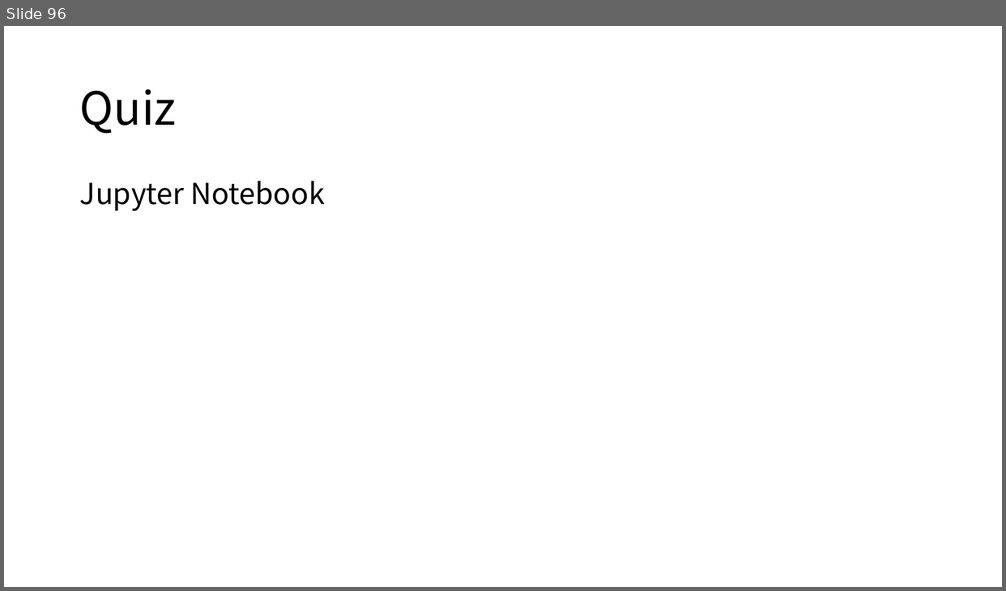
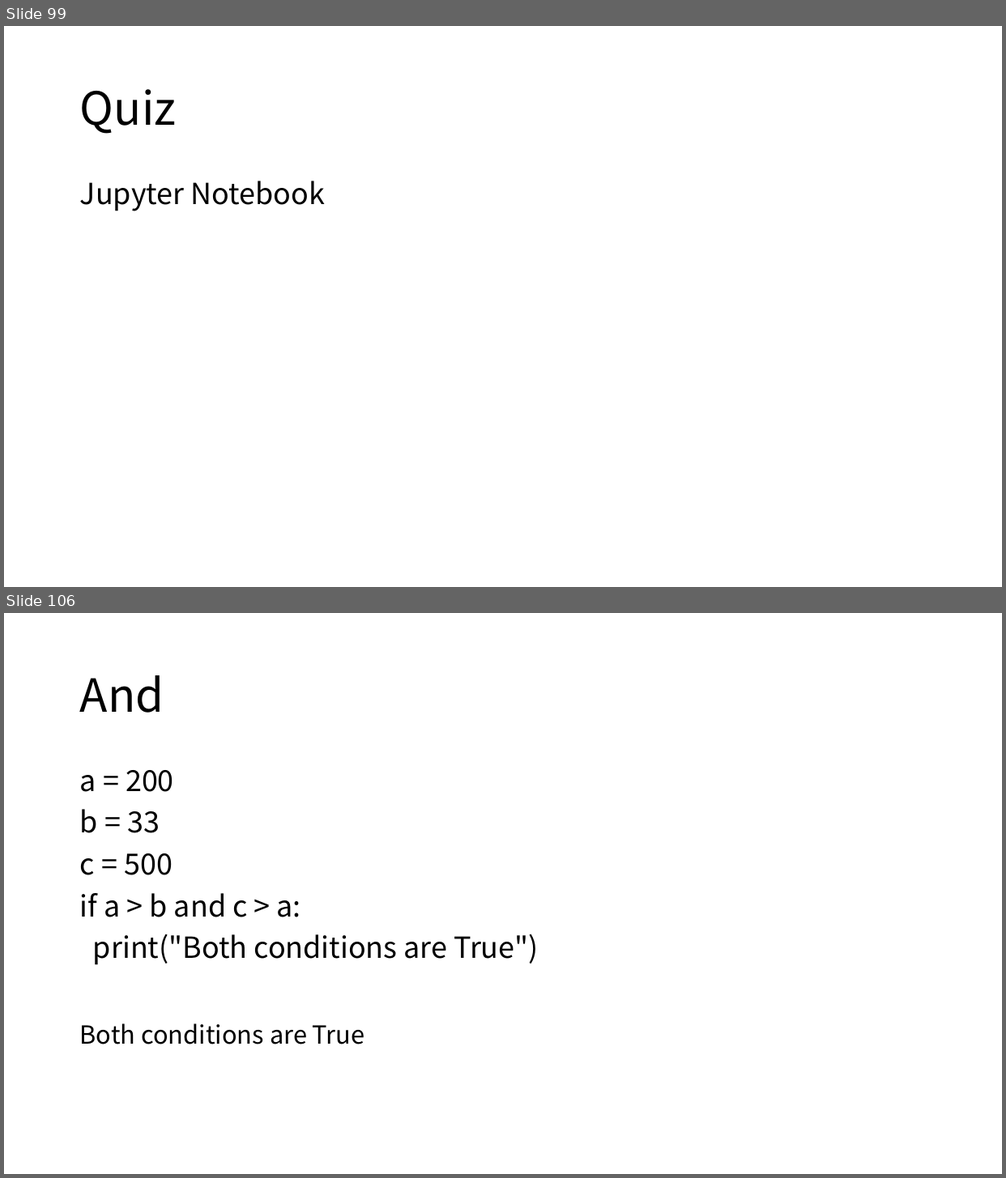
Before and after one commit to HanSeunghyuk/Python_Tutorial, a slide deck: Python Tutorial.pptx. Shown one above the other, each under a label of ours: slide 96 before the commit, slides 99 and 106 after it; the slides between them are not shown. The pictures are 1006x591 and 1006x1178 pixels, drawn with LibreOffice and Linux fonts; fonts in the diff are those of the drawing. Boxes give left, top, right and bottom in pixels: in the first picture for what was removed or moved away, otherwise in the second. Text is boxed around its words. In the diff, an @@ line names an element or a change of style, - is before the commit and + after.

```diff
--- a/Python Tutorial.pptx
+++ b/Python Tutorial.pptx
@@ slide 106 added at <box>4,613,1002,1174</box>, background #FFFFFF @@
@@ title added at <box>80,675,164,713</box>, 44 pt, text #000000 @@
+And
@@ text added at <box>80,770,538,965</box>, 28 pt, text #000000 @@
+a = 200
+b = 33
+c = 500
+if a > b and c > a:
+print("Both conditions are True")
@@ text added at <box>80,1024,365,1045</box>, 24 pt, text #000000 @@
+Both conditions are True
@@ what was slide 96 is now slide 99 @@
```
Also in this commit, not shown: 16 other slides added.
